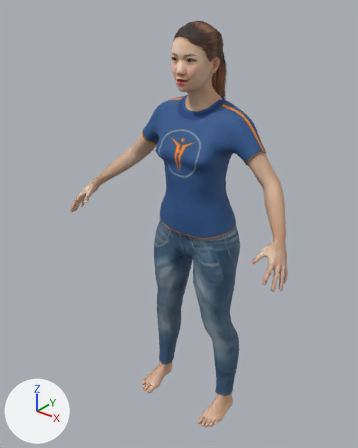
Renders of the glTF model apps/tsubo-dojo/models/ol.glb from each side of a commit.
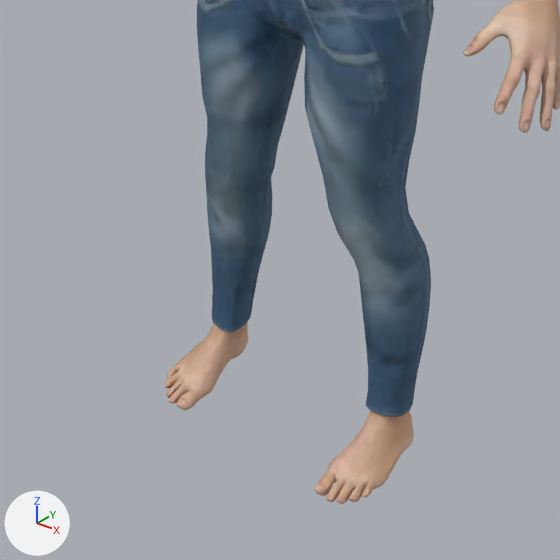
Each version appears first whole from a 50 mm lens placed at (0.967, -1.343, 1.578), pointed at (-0.044, -0.08, 0.795), and next in a close-up on the part from 23% to 80% of the width and 54% to 100% of the height. The lights are fixed; the arrows at lower left show +X, +Y and +Z. The older version's two pictures come first. Vertices at exactly the same position are counted once.

The first close-up shows 'ts_body', 'ts_cloth0'.
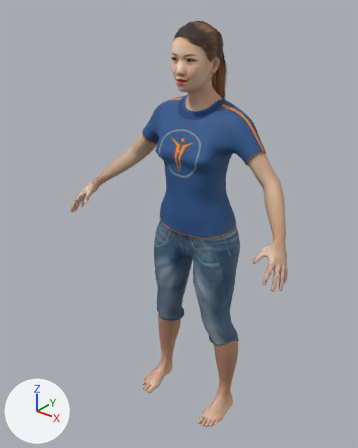
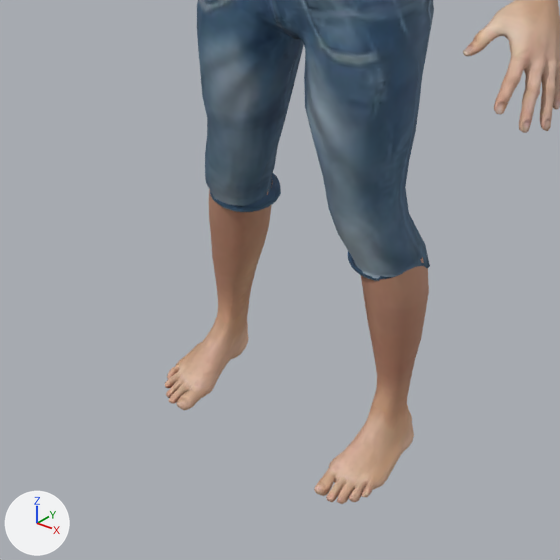
What differs and where, as boxes [x1, y1, x2, y2] in the close-ups (560 x 560 px; the box of a moved part takes in the faces that stretch with it):
```json
{"object": "ts_cloth0", "change": "reshaped", "before": [197, 0, 434, 417], "after": [197, 0, 434, 281]}
{"part": 1, "of": "me_base_001", "change": "added", "after": [209, 175, 429, 401], "on screen": "brown"}
{"part": 2, "of": "me_female_casualsuit01_001", "change": "moved or reshaped", "before": [206, 184, 431, 417], "after": [210, 173, 429, 281]}
```

The change, as JSON lines over the scene's bpy script:
```json
{"block": "me_base_001", "where": "# used by ob_ts_body; location = (0.0, 0.0, 0.0)"}
{"op": "remove", "block": "me_base_001", "code": "me_base_001.from_pydata(...)  # 10756 vertices, 21380 faces; spans x -0.449..0.449, y -0.271..0.04, z 0.0..1.469"}
{"op": "add", "block": "me_base_001", "code": "me_base_001.from_pydata(...)  # 11066 vertices, 21992 faces; spans x -0.449..0.449, y -0.271..0.04, z 0.0..1.469"}
{"block": "me_base_001", "change": "me_base_001 part 1: 310 vertices added at x -0.192..0.192, y -0.07..0.033, z 0.127..0.356"}
{"block": "me_female_casualsuit01_001", "where": "# used by ob_ts_cloth0; location = (0.0, 0.0, 0.0)"}
{"op": "remove", "block": "me_female_casualsuit01_001", "code": "me_female_casualsuit01_001.from_pydata(...)  # 2197 vertices, 4236 faces; spans x -0.248..0.245, y -0.142..0.084, z 0.074..1.249"}
{"op": "add", "block": "me_female_casualsuit01_001", "code": "me_female_casualsuit01_001.from_pydata(...)  # 2197 vertices, 4236 faces; spans x -0.248..0.245, y -0.142..0.084, z 0.329..1.249"}
{"block": "me_female_casualsuit01_001", "change": "me_female_casualsuit01_001 part 2: 284 of 2197 vertices moved; they spanned x -0.194..0.194, y -0.07..0.036, z 0.074..0.328 and now span x -0.185..0.18, y -0.077..0.033, z 0.329..0.341; mean shift (0.0, -0.004, 0.143); largest move (-0.13, -0.013, 0.076) -> (-0.128, 0.033, 0.341)"}
```
